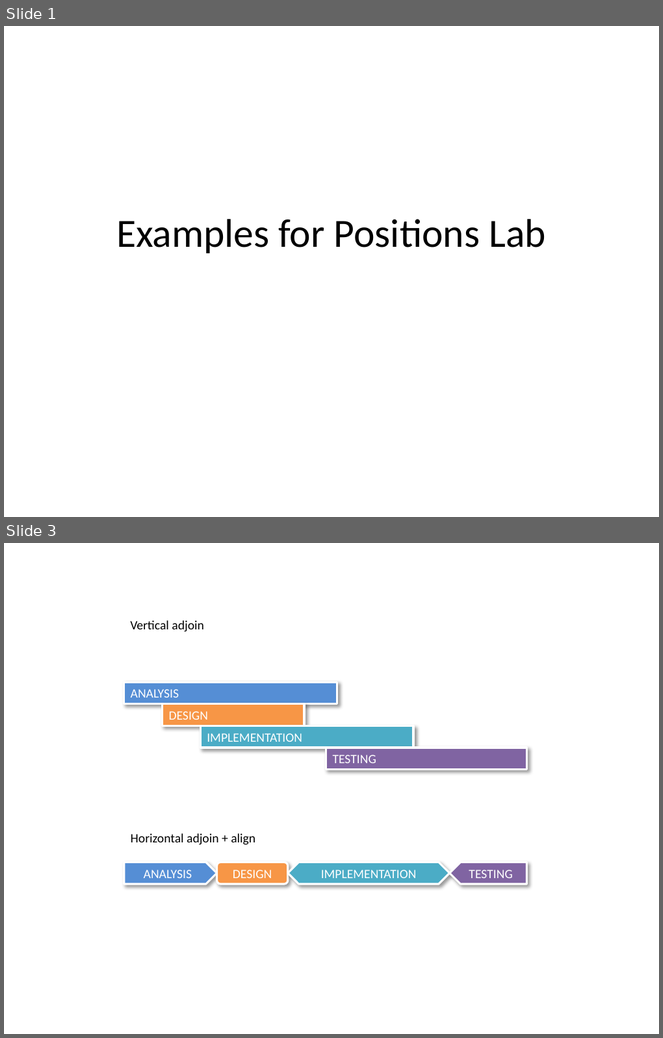
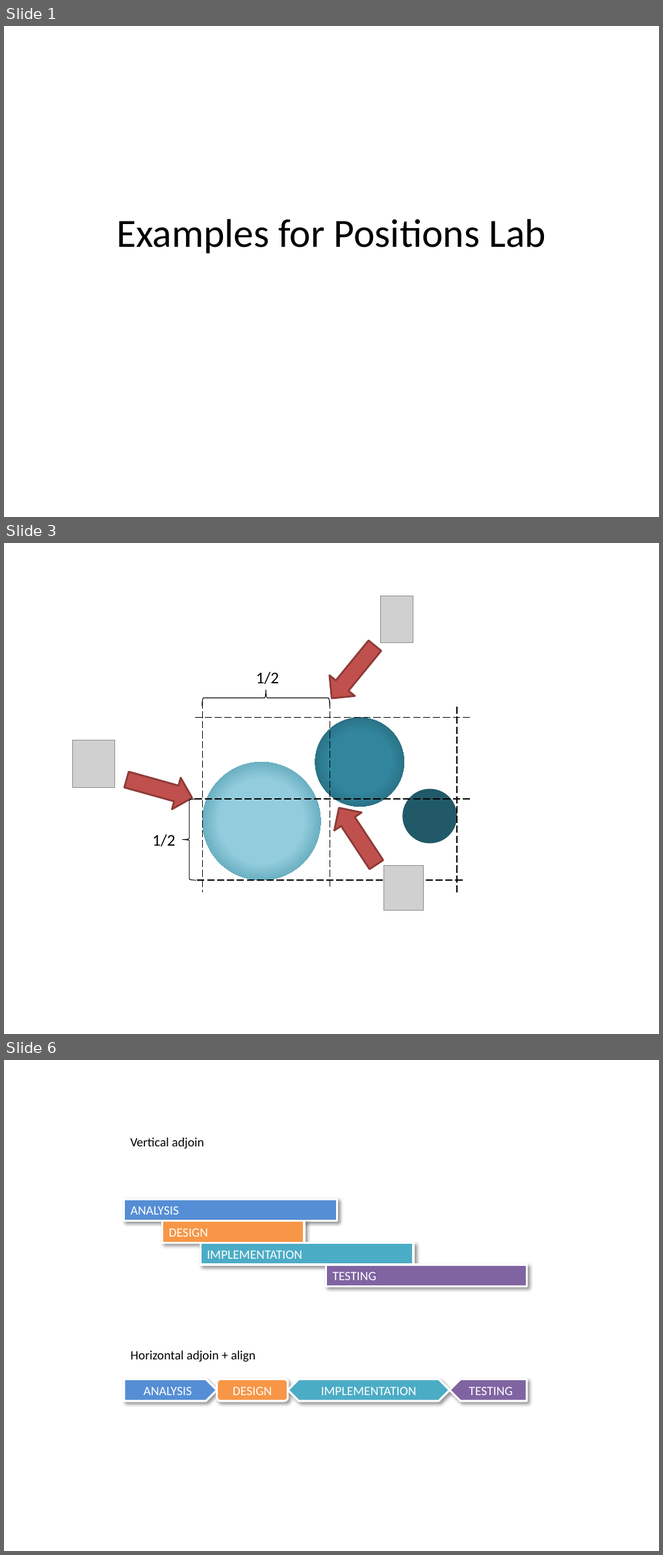
Before and after one commit to PowerPointLabs/PowerPointLabs, a slide deck: doc/Examples-PositionsLab.pptx. Shown one above the other, each under a label of ours: slides 1 and 3 before the commit, slides 1, 3 and 6 after it; the slides between them are not shown. The pictures are 663x1038 and 663x1555 pixels, drawn with LibreOffice and Linux fonts; fonts in the diff are those of the drawing; grey boxes stand for pictures. Boxes give left, top, right and bottom in pixels: in the first picture for what was removed or moved away, otherwise in the second. Text is boxed around its words. In the diff, an @@ line names an element or a change of style, - is before the commit and + after.

```diff
--- a/doc/Examples-PositionsLab.pptx
+++ b/doc/Examples-PositionsLab.pptx
@@ slide 3 added at (x1=4, y1=543, x2=659, y2=1034), background #FFFFFF @@
@@ picture added at (x1=381, y1=596, x2=414, y2=642) @@
@@ right arrow added at (x1=319, y1=635, x2=388, y2=709), fill #C0504D, outline #8E3B39 2 pt @@
@@ text added at (x1=256, y1=672, x2=279, y2=684), 18 pt, text #000000 @@
+1/2
@@ right brace added at (x1=202, y1=690, x2=330, y2=706), outline #000000 0.75 pt @@
@@ line added from (470, 718) to (195, 718), #000000 1 pt dashed @@
@@ line added from (202, 702) to (202, 892), #000000 1 pt dashed @@
@@ ellipse added at (x1=315, y1=718, x2=404, y2=807), fill gradient #31859C to #215968 @@
@@ line added from (330, 702) to (330, 887), #000000 1 pt dashed @@
@@ line added from (458, 707) to (458, 892), #000000 1 pt dashed @@
@@ picture added at (x1=73, y1=740, x2=115, y2=788) @@
@@ right arrow added at (x1=122, y1=764, x2=196, y2=813), fill #C0504D, outline #8E3B39 2 pt @@
@@ ellipse added at (x1=202, y1=763, x2=321, y2=880), fill gradient #93CDDD to #31859C @@
@@ ellipse added at (x1=402, y1=789, x2=457, y2=843), fill #215968 @@
@@ line added from (470, 799) to (171, 799), #000000 1 pt dashed @@
@@ right brace added at (x1=182, y1=799, x2=196, y2=880), outline #000000 0.75 pt @@
@@ right arrow added at (x1=325, y1=799, x2=390, y2=874), fill #C0504D, outline #8E3B39 2 pt @@
@@ text added at (x1=152, y1=834, x2=175, y2=847), 18 pt, text #000000 @@
+1/2
@@ picture added at (x1=384, y1=866, x2=423, y2=911) @@
@@ line added from (463, 880) to (195, 880), #000000 1 pt dashed @@
@@ what was slide 3 is now slide 6 @@
```
Also in this commit, not shown: 1 slide changed, 12 other slides added, 2 slides removed.
